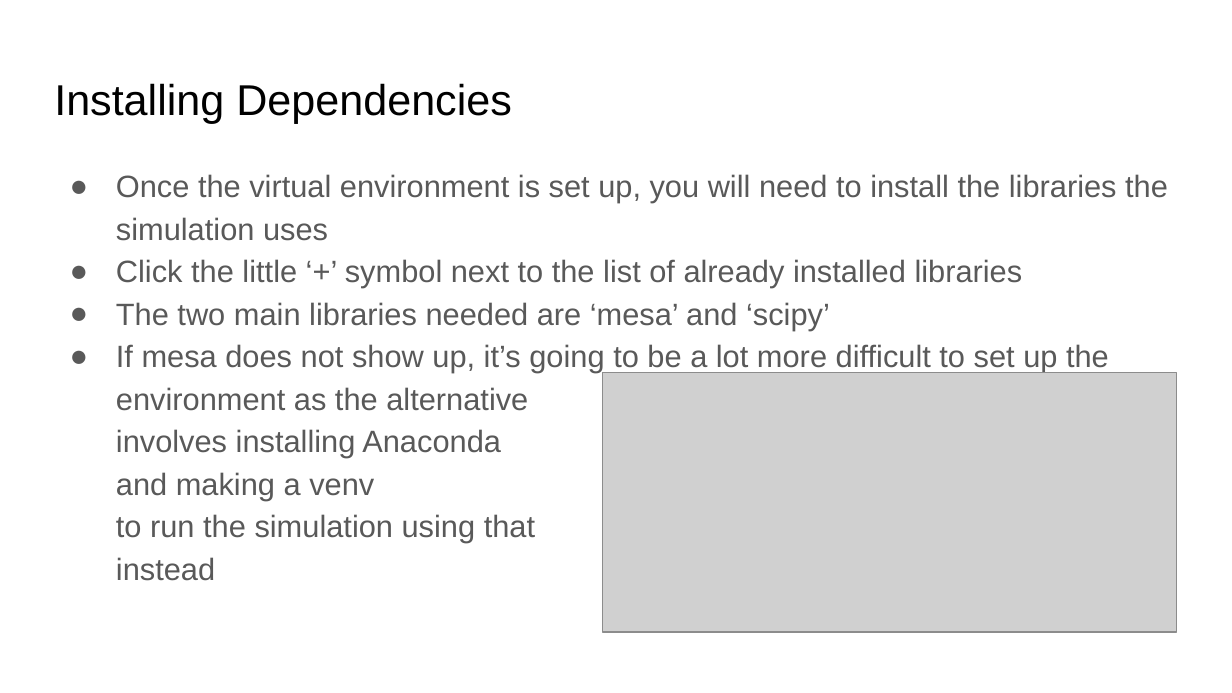
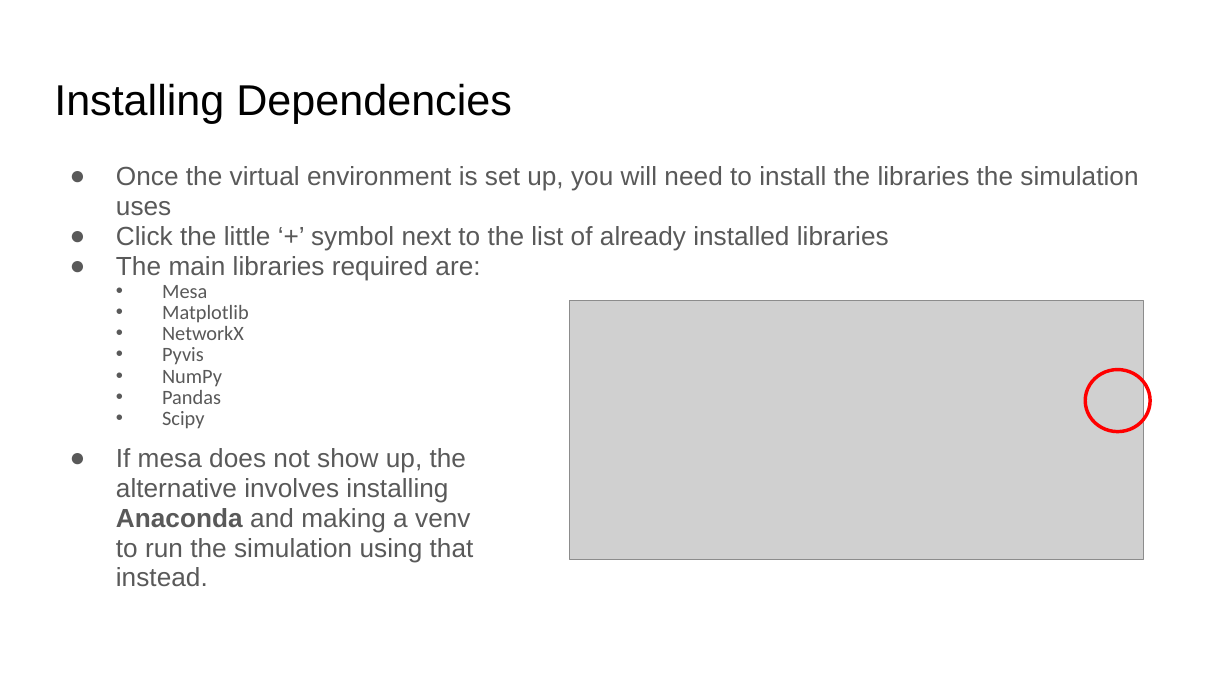
Before and after one commit to seifely/pdpython, a slide deck: slide 6 of pdpython_model/Setup and Run Instructions.pptx. Drawn at 1232x693 pixels with LibreOffice and Linux fonts; fonts in the diff are those of the drawing; grey boxes stand for pictures. Boxes give left, top, right and bottom in pixels: in the first picture for what was removed or moved away, otherwise in the second. Text is boxed around its words. In the diff, an @@ line names an element or a change of style, - is before the commit and + after.

```diff
--- a/pdpython_model/Setup and Run Instructions.pptx
+++ b/pdpython_model/Setup and Run Instructions.pptx
@@ text at (116,166,1138,251): size 18 to 15.3 pt in "Once the virtual environment is set up, ...", "Click the little ‘+’ symbol next to ..."; line spacing 1.15 to 0.95 @@
@@ text at (116,256,480,586): text changed; size 18 to 15.3 pt @@
-● The two main libraries needed are ‘mesa’ and ‘scipy’
-● If mesa does not show up, it’s going to be a lot more difficult to set up the
-  environment as the alternative
-  involves installing Anaconda
-  and making a venv
-  to run the simulation using that
-  instead
+● The main libraries required are:
+  • Mesa
+  • Matplotlib
+  • NetworkX
+  • Pyvis
+  • NumPy
+  • Pandas
+  • Scipy
+● If mesa does not show up, the
+  alternative involves installing
+  Anaconda and making a venv
+  to run the simulation using that
+  instead.
@@ picture: place and size @@
-picture at (602,373,1177,633)
+picture at (570,301,1145,561)
@@ ellipse added at (1085,370,1151,431), outline #FF0000 2 pt @@
```
Also in this commit, not shown: 1 other slide changed, 4 other files.
